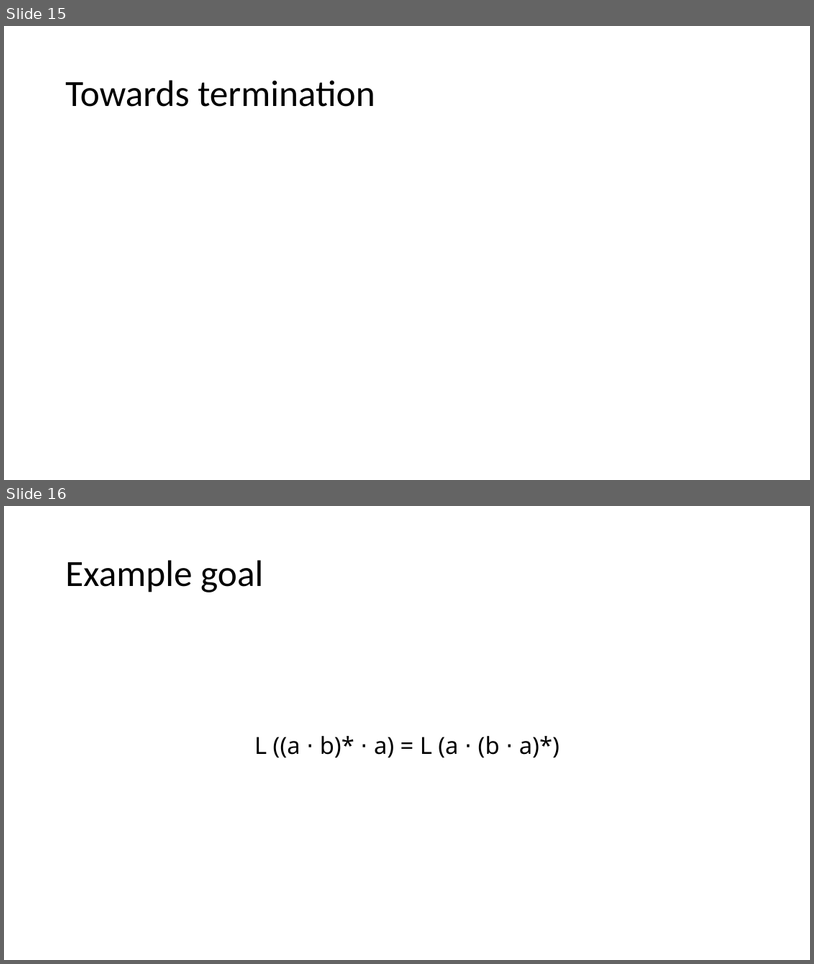
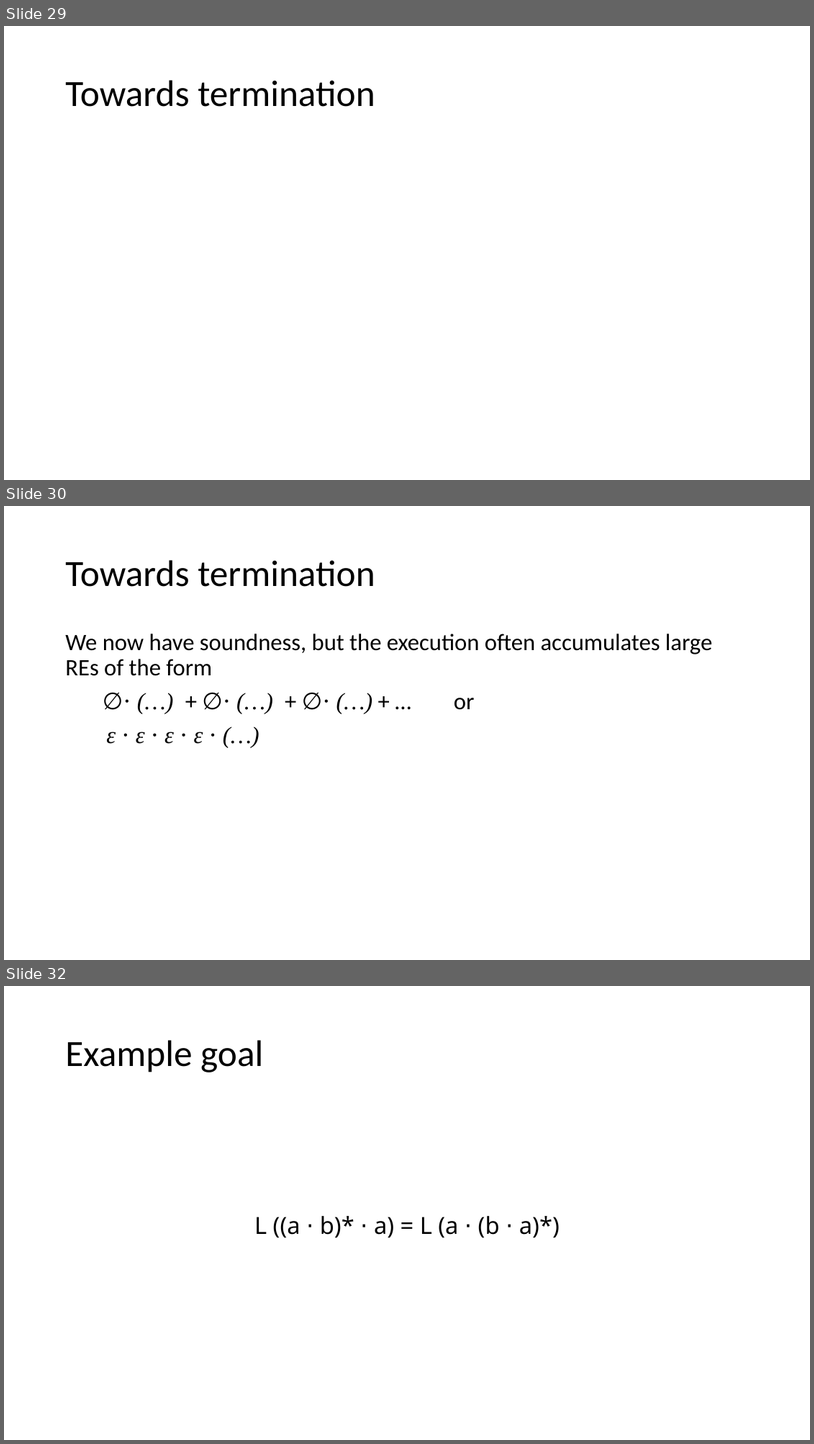
Before and after one commit to Helli/fds_seminar, a slide deck: slides.pptx. Shown one above the other, each under a label of ours: slides 15 and 16 before the commit, slides 29, 30 and 32 after it; the slides between them are not shown. The pictures are 814x964 and 814x1444 pixels, drawn with LibreOffice and Linux fonts; fonts in the diff are those of the drawing; grey boxes stand for pictures. Boxes give left, top, right and bottom in pixels: in the first picture for what was removed or moved away, otherwise in the second. Text is boxed around its words. In the diff, an @@ line names an element or a change of style, - is before the commit and + after.

```diff
--- a/slides.pptx
+++ b/slides.pptx
@@ slide 30 added at (x1=4, y1=506, x2=810, y2=960), background #FFFFFF @@
@@ title added at (x1=65, y1=560, x2=375, y2=587), 44 pt, text #000000 @@
+Towards termination
@@ text added at (x1=65, y1=633, x2=712, y2=744), 28 pt, text #000000 @@
+We now have soundness, but the execution often accumulates large REs of the form
+∅⋅ (…) + ∅⋅ (…) + ∅⋅ (…) + … or
+ε ⋅ ε ⋅ ε ⋅ ε ⋅ (…)
@@ what was slide 15 is now slide 29 @@
@@ what was slide 16 is now slide 32 @@
```
Also in this commit, not shown: 1 slide changed, 26 other slides added, 2 slides removed, 1 other file.
